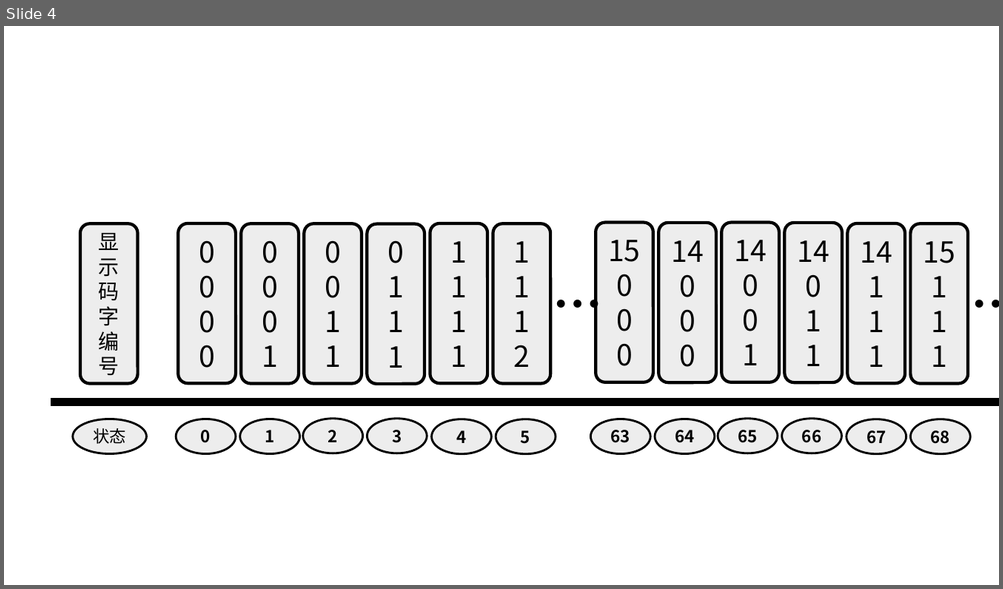
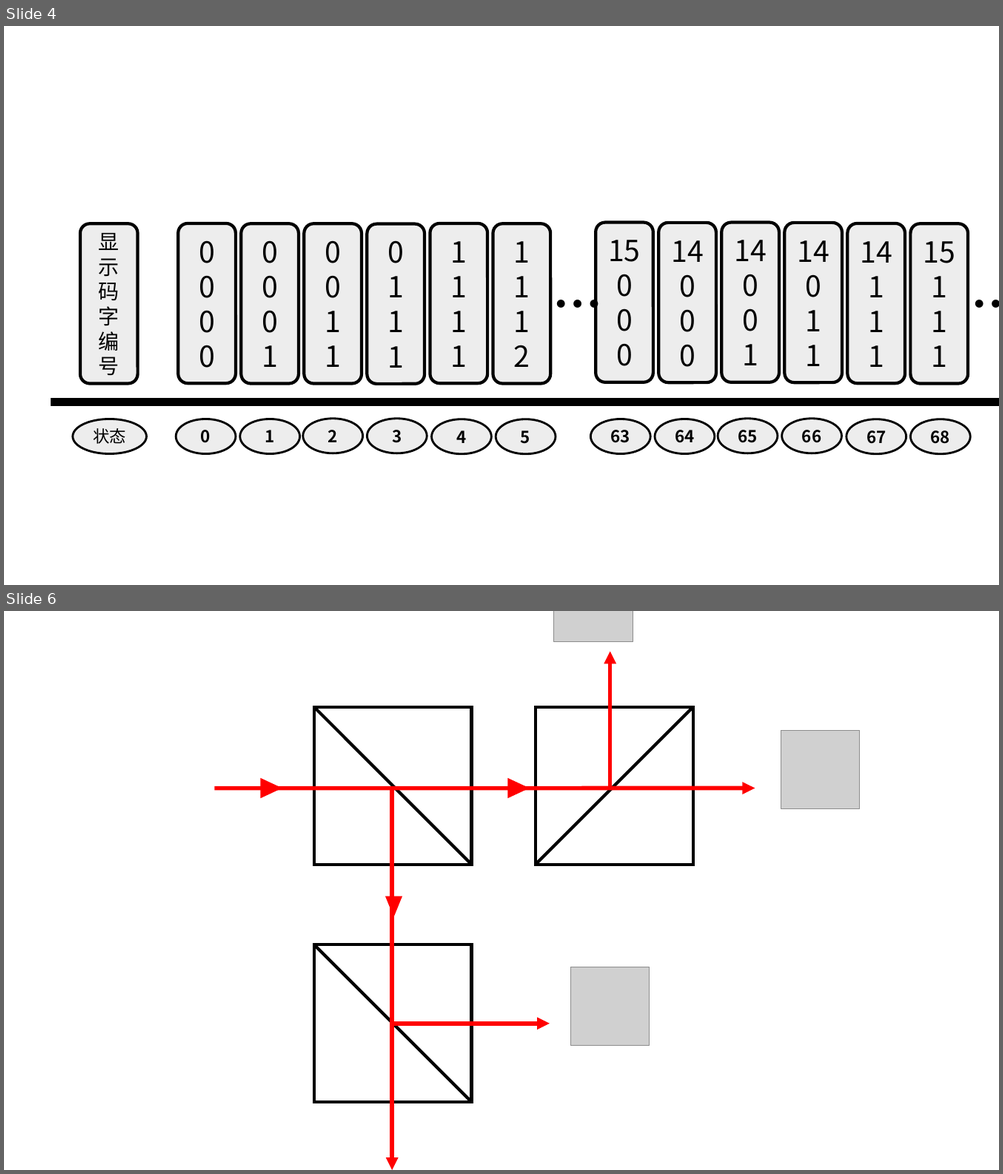
Before and after one commit to ddt2014/finalPaper, a slide deck: thuthesis-5.0.0/figures/演示文稿1.pptx. Shown one above the other, each under a label of ours: slide 4 before the commit, slides 4 and 6 after it; the slides between them are not shown. The pictures are 1003x589 and 1003x1174 pixels, drawn with LibreOffice and Linux fonts; fonts in the diff are those of the drawing; grey boxes stand for pictures; background and template pictures are left out. Boxes give left, top, right and bottom in pixels: in the first picture for what was removed or moved away, otherwise in the second. Text is boxed around its words. In the diff, an @@ line names an element or a change of style, - is before the commit and + after.

```diff
--- a/thuthesis-5.0.0/figures/演示文稿1.pptx
+++ b/thuthesis-5.0.0/figures/演示文稿1.pptx
@@ slide 6 added at bbox=[4, 611, 999, 1170], background #FFFFFF @@
@@ picture added at bbox=[554, 611, 632, 641] @@
@@ arrow added from (610, 789) to (610, 651), #FF0000 4 pt @@
@@ rectangle added at bbox=[314, 707, 472, 865], fill #FFFFFF, outline #000000 3 pt @@
@@ line added from (314, 707) to (472, 865), #000000 3 pt @@
@@ rectangle added at bbox=[535, 707, 693, 865], fill #FFFFFF, outline #000000 3 pt @@
@@ line added from (535, 865) to (693, 707), #000000 3 pt @@
@@ picture added at bbox=[781, 730, 859, 809] @@
@@ triangle added at bbox=[261, 778, 282, 798], fill #FF0000 @@
@@ triangle added at bbox=[508, 778, 529, 798], fill #FF0000 @@
@@ arrow added from (214, 789) to (754, 789), #FF0000 4 pt @@
@@ arrow added from (392, 789) to (392, 1170), #FF0000 4 pt @@
@@ triangle added at bbox=[385, 897, 402, 917], fill #FF0000 @@
@@ rectangle added at bbox=[314, 945, 472, 1102], fill #FFFFFF, outline #000000 3 pt @@
@@ line added from (314, 945) to (472, 1102), #000000 3 pt @@
@@ picture added at bbox=[571, 967, 649, 1045] @@
@@ arrow added from (392, 1024) to (549, 1024), #FF0000 4 pt @@
```
Also in this commit, not shown: 5 other slides added, 34 other files.
